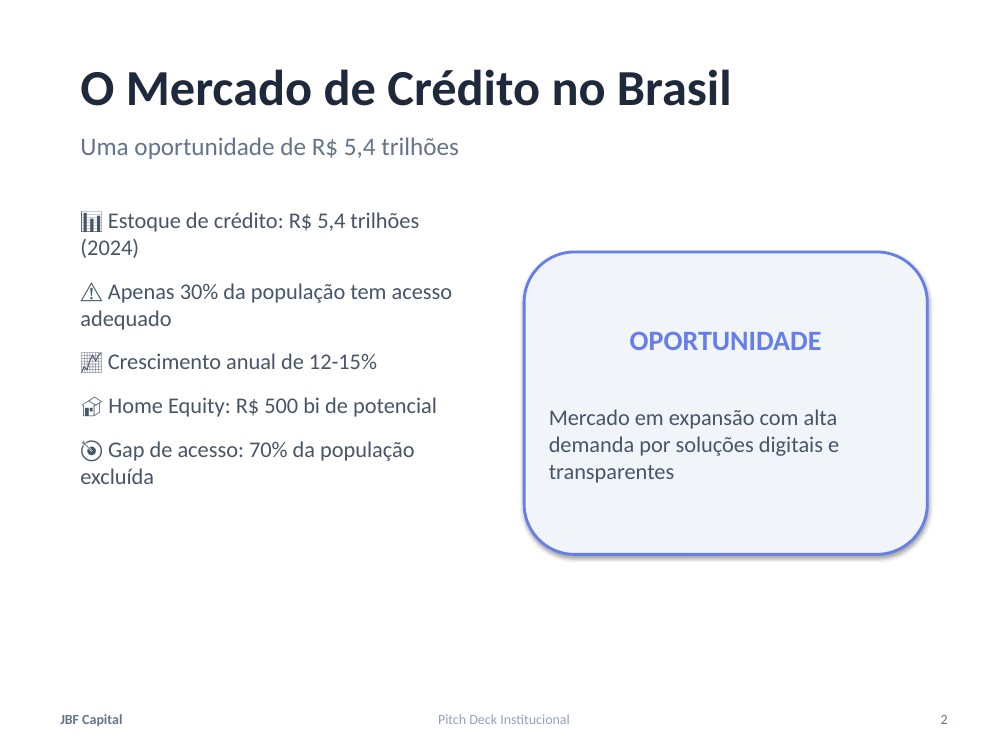
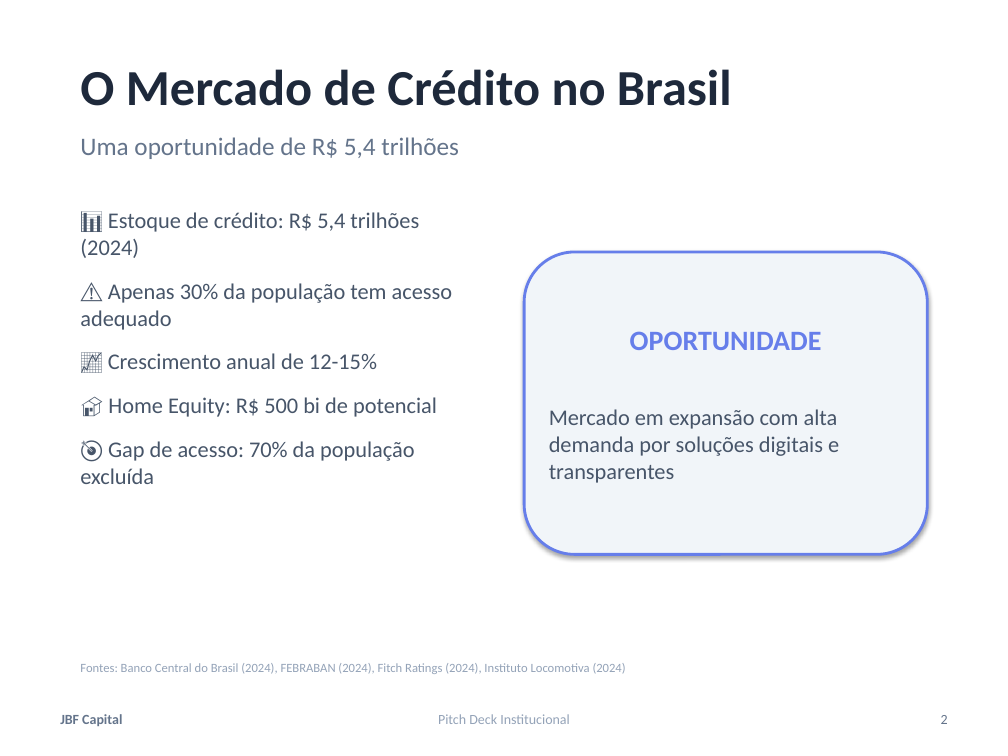
Before and after one commit to ueidesantos/jbfCapital-poc, a slide deck: slide 2 of pitch-deck/JBF_Capital_Pitch_Deck.pptx. Drawn at 1008x756 pixels with LibreOffice and Linux fonts; fonts in the diff are those of the drawing. Boxes give left, top, right and bottom in pixels: in the first picture for what was removed or moved away, otherwise in the second. Text is boxed around its words. In the diff, an @@ line names an element or a change of style, - is before the commit and + after.

```diff
--- a/pitch-deck/JBF_Capital_Pitch_Deck.pptx
+++ b/pitch-deck/JBF_Capital_Pitch_Deck.pptx
@@ text added at [80,663,626,674], 9 pt, text #94A3B8 @@
+Fontes: Banco Central do Brasil (2024), FEBRABAN (2024), Fitch Ratings (2024), Instituto Locomotiva (2024)
```
Also in this commit, not shown: 1 other slide changed, 5 other files.
